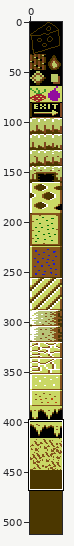
A sprite sheet gets an edit: gfx/cheese_alltiles.png. Above: a wide view before the commit, with the close-up outlined.
Close-up. First the earlier version:
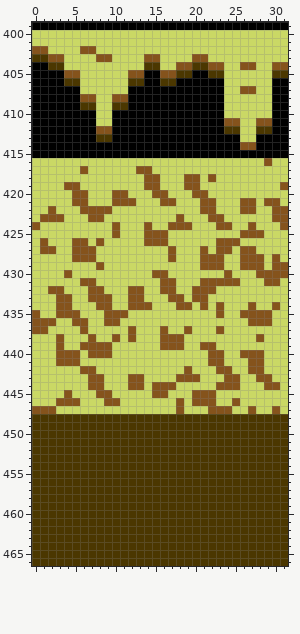
The file is 32x512 pixels. Colours within 5 levels of each other are drawn and written as one. Shown: x 0..31, y 399..466.
Once edited:
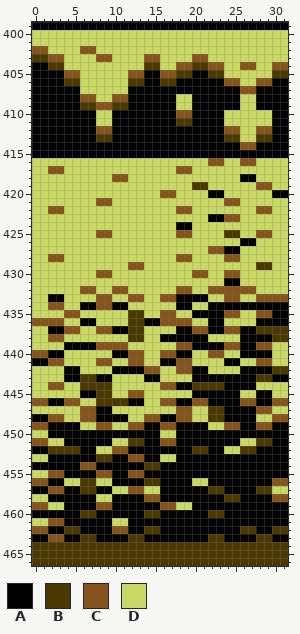
Palette (. is transparent): A #000000  B #4b3700  C #85531c  D #cad865
From old to new:
y 406: x 24..25 DD -> CC; x 28..29 DD -> CC
y 407: x 24..25 DD -> AA; x 28..29 DD -> AA
y 408: x 18..19 AA -> DD; x 24..25 DD -> AA; x 28..29 DD -> AA
y 409: x 8..9 DD -> CC; x 18..19 AA -> DD; x 24..25 DD -> AA; x 28..29 DD -> AA
y 410: x 18..19 AA -> CC
y 411: x 18..19 AA -> BB; x 24..25 CC -> DD; x 28..29 CC -> DD
y 412: x 24..25 BB -> CC; x 28..29 BB -> CC
y 413: x 24..25 AA -> BB; x 28..29 AA -> BB
y 416: x 22..23 DD -> CC; x 26..27 DD -> CC; x 29 C -> D
y 417: x 2..3 DD -> CC; x 6 C -> D; x 13..14 CC -> DD; x 18..19 DD -> CC
y 418: x 10..11 DD -> CC; x 14..15 CC -> DD; x 19..20 CC -> DD; x 22 C -> D; x 26..27 DD -> AA
y 419: x 4..5 CC -> DD; x 14..15 CC -> DD; x 19..21 CCD -> DBB; x 28..29 DD -> CC; x 31 C -> D
y 420: x 5..6 CC -> DD; x 10..11 CC -> DD; x 15 C -> D; x 17 D -> C; x 20..23 CCDD -> DDAA; x 30..31 DD -> AA
y 421: x 5..6 CC -> DD; x 8..12 DDCCC -> CCDDD; x 16..17 CC -> DD; x 21..22 CC -> DD; x 24..27 DDCC -> CCDD; x 29..30 CC -> DD
y 422: x 3 D -> C; x 6..9 CCCC -> DDDD; x 18..19 DD -> CC; x 21..22 CC -> DD; x 26..31 CCDDCC -> DDCCDD
y 423: x 1..3 CCC -> DDD; x 7..8 CC -> DD; x 18 C -> D; x 22..25 CCDD -> AACC; x 30..31 CC -> DD
y 424: x 0 C -> D; x 10 C -> D; x 14 C -> D; x 17..19 CCC -> DAA; x 23..24 CC -> DD; x 27 C -> D; x 31 C -> D
y 425: x 8..10 DDC -> CCD; x 14..16 CCC -> DDD; x 18..19 DD -> CC; x 24..27 DDCC -> BBDD; x 29 D -> C
y 426: x 1 C -> D; x 5..6 CC -> DD; x 8 C -> D; x 14..16 CCC -> DDD; x 23..27 CCCDD -> DDDAA
y 427: x 1..2 CC -> DD; x 5..7 CCC -> DDD; x 17 C -> D; x 21..22 CD -> DC; x 24..27 CDCC -> AADD
y 428: x 2..3 DD -> CC; x 5..7 CCC -> DDD; x 17..19 CDD -> DCC; x 21..28 CCCDDCCC -> DDDCCDDD; x 30 C -> D
y 429: x 8 C -> D; x 12..13 DD -> CC; x 21..23 CCC -> DDD; x 26..31 CCCDCC -> DDBBDD
y 430: x 4 C -> D; x 8..9 DD -> CC; x 15..16 CC -> DD; x 20..21 DD -> CC; x 25 D -> C; x 28..31 CCCC -> DDDD
y 431: x 6..7 CC -> DD; x 16..17 CC -> DD; x 21..25 CCCCC -> DDDAA; x 29..30 CC -> DD
y 432: x 2..3 CC -> DD; x 6 D -> C; x 8 C -> D; x 10..13 DDCC -> CCDD; x 16..21 CCDDCC -> DDCCDD; x 23..27 DDDDD -> CCCCC
y 433: x 2..4 DCC -> AAD; x 7 C -> D; x 16 D -> C; x 18..21 CDCC -> AAAA; x 24..25 DD -> CC; x 28..31 DDDD -> CCCC
y 434: x 2 D -> C; x 4 C -> D; x 6..7 DD -> AA; x 10..14 DDCCC -> AADDD; x 18..19 CC -> AA; x 21..31 CDCDDDCDDCD -> DAAAAAAAAAA
y 435: x 0 C -> D; x 3 C -> D; x 9..13 CCCDD -> DDDBB; x 16..17 DD -> CC; x 20..27 DDDCDDCC -> AAAACCDD; x 30..31 DD -> AA
y 436: x 3 D -> C; x 5..7 CCD -> DAA; x 9..10 CC -> DD; x 12..19 DDDDDDDD -> BBAACCCC; x 22..23 DD -> AA; x 27..31 CCCDD -> DAAAA
y 437: x 0..6 CCDDDDC -> DDAACCD; x 8..13 DDDDCD -> CCAABB; x 16 C -> D; x 18..31 DCDDDCDDDDDDDD -> AACCAACCAABBBB
y 438: x 2 D -> C; x 7 C -> D; x 10 C -> D; x 12..13 CD -> BB; x 16..21 CCCDDD -> AAAAAA; x 26..31 DDCDDD -> AAAABB
y 439: x 3..7 CDDCC -> DAAAA; x 10..11 DD -> CC; x 16..17 CC -> DD; x 19..29 DDCCDDDDDDD -> CAAAACCAACC
y 440: x 0..5 DDDCCC -> CCAADD; x 7..13 CCCDDDD -> DDDAACC; x 16..19 DDDD -> CCAA; x 26..29 CCCD -> AAAA
y 441: x 0..2 DDD -> AAC; x 4..5 CC -> DD; x 8..9 DD -> CC; x 12..13 DD -> CC; x 16..19 DDDD -> AACC; x 22..25 CCDD -> DDAA; x 27 C -> D; x 29 D -> C
y 442: x 4..7 DDCC -> AADD; x 10..15 DDDDDD -> AAAACC; x 18 D -> C; x 20..21 DD -> AA; x 23..24 CC -> DD; x 26..31 DCCDDD -> AAAABB
y 443: x 4..9 DDDCCD -> AABBAA; x 12..15 CCDD -> DDAA; x 18..31 CCCDDDCCDDCCDD -> DDAAAAAAAABBAA
y 444: x 2..3 DD -> CC; x 6..9 DCCD -> BBBB; x 12..13 CC -> DD; x 15 C -> D; x 18..27 DDDDDCCCDD -> AABBBBAAAA; x 29..30 CC -> DD
y 445: x 4 C -> D; x 6..9 DDCC -> AABB; x 12..13 DD -> CC; x 15..16 CC -> DD; x 20..25 CCCDDD -> AAAAAA; x 28..29 DD -> AA
y 446: x 0..3 DDDC -> CCAA; x 8..13 DCCDDD -> BBBBAA; x 16..19 DDCD -> CCAA; x 22..31 CDDCDDDDDD -> AAAACCAACC
y 447: x 0..2 CCC -> DDD; x 6..9 DDDD -> CCAA; x 19 D -> C; x 22..30 CCCDDCDDC -> BBAAAACCD
y 448: x 0..21 BBBBBBBBBBBBBBBBBBBBBB -> AACCDDCCAAAADDCCAACCDD; x 24..31 BBBBBBBB -> AAAADDCC
y 449: x 0..31 BBBBBBBBBBBBBBBBBBBBBBBBBBBBBBBB -> CCAAAADDCCDDCCAACCAAAADDCCAACCAA
y 450: x 0..31 BBBBBBBBBBBBBBBBBBBBBBBBBBBBBBBB -> DDAAAAAAAAAAAAAADDAAAAAAAAAAAAAA
y 451: x 0..11 BBBBBBBBBBBB -> CCDDAAAAAADD; x 14..27 BBBBBBBBBBBBBB -> AACCAAAAAAAADD; x 30..31 BB -> AA
y 452: x 0..1 BB -> AA; x 6..19 BBBBBBBBBBBBBB -> AADDCCAAAAAAAA; x 22..25 BBBB -> AADD; x 28..31 BBBB -> AAAA
y 453: x 0..7 BBBBBBBB -> DDAAAAAA; x 10..31 BBBBBBBBBBBBBBBBBBBBBB -> AACCAADDAAAAAAAAAAAAAA
y 454: x 0..13 BBBBBBBBBBBBBB -> AAAAAACCAAAAAA; x 16..31 BBBBBBBBBBBBBBBB -> AAAAAAAAAAAAAAAA
y 455: x 0..31 BBBBBBBBBBBBBBBBBBBBBBBBBBBBBBBB -> DDCCAAAACCAACCAAAAAAAAAAAAAAAAAA
y 456: x 0..5 BBBBBB -> CCAADD; x 8..13 BBBBBB -> DDAAAA; x 16..31 BBBBBBBBBBBBBBBB -> AAAADDAAAAAAAACC
y 457: x 0..5 BBBBBB -> AACCAA; x 8..21 BBBBBBBBBBBBBB -> AADDCCDDAAAAAA; x 24..27 BBBB -> AAAA; x 30..31 BB -> DD
y 458: x 0..23 BBBBBBBBBBBBBBBBBBBBBBBB -> DDAAAAAADDAAAACCAAAAAAAA; x 26..31 BBBBBB -> AAAACC
y 459: x 0..31 BBBBBBBBBBBBBBBBBBBBBBBBBBBBBBBB -> CCDDAAAACCAAAAAACCDDAAAAAAAAAAAA
y 460: x 0..5 BBBBBB -> AAAAAA; x 8..13 BBBBBB -> AAAAAA; x 16..21 BBBBBB -> AAAAAA; x 24..31 BBBBBBBB -> AAAAAAAA
y 461: x 0..31 BBBBBBBBBBBBBBBBBBBBBBBBBBBBBBBB -> DDCCAAAAAADDAAAAAAAAAAAAAAAAAAAA
y 462: x 0..3 BBBB -> CCAA; x 6..13 BBBBBBBB -> AAAACCAA; x 16..25 BBBBBBBBBB -> AAAAAAAAAA; x 28..29 BB -> AA
y 463: x 0..5 BBBBBB -> AACCAA; x 8..11 BBBB -> AAAA; x 14..21 BBBBBBBB -> AAAAAAAA; x 24..27 BBBB -> AAAA; x 30..31 BB -> AA
